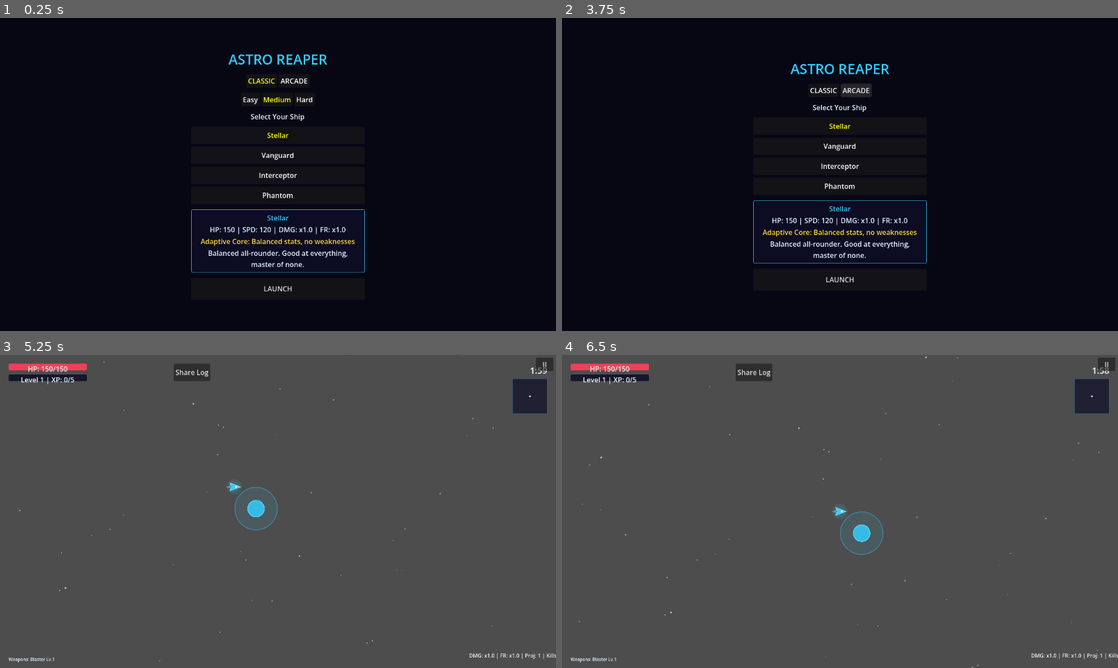
Above: before the commit, frames 1-4 (two rows, left to right).
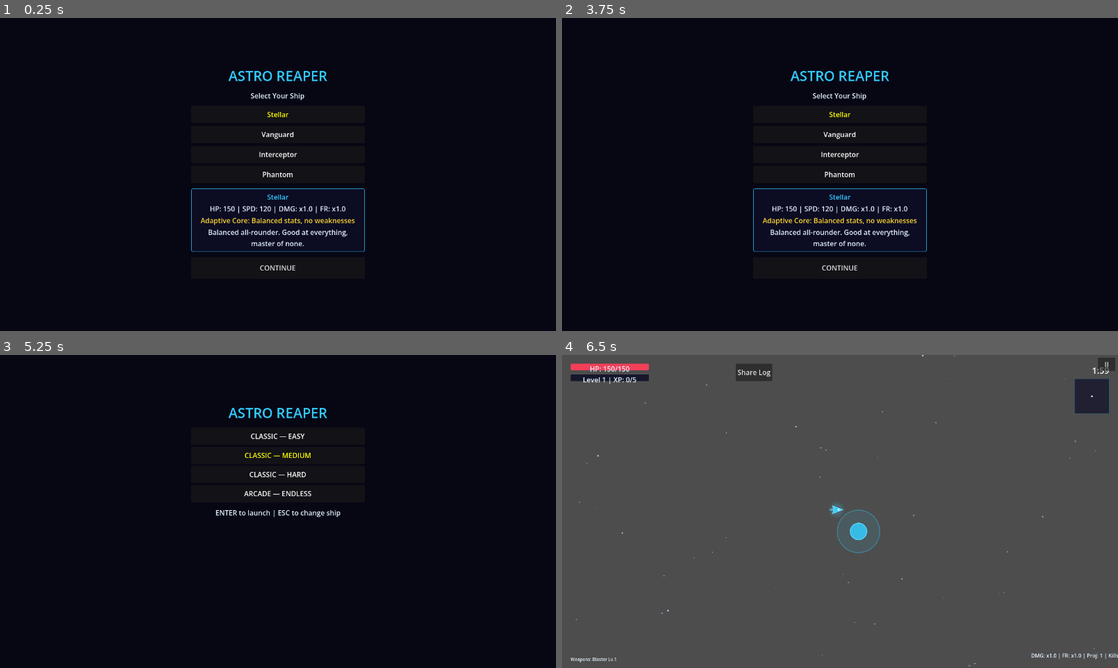
Above: after the commit, the same moments.

Repository: jlromgaz/Astro-Reaper
Game: Godot game, scene res://scenes/ui/main_menu.tscn
Two runs of this game, one before a commit and one after it. Both use one fixed random seed, a clock stepped at 60 frames per second and the inputs below.
Inputs (mouse positions are in pixels of both pictures, inside the frame that each line leads up to):
- Up to frame 1 (0.25 s): no input
- Up to frame 2 (3.75 s): click (840, 99) at 0.5 s, where only the run before the commit has a clickable "Medium"; click (867, 99) at 1.25 s, where only the run before the commit has a clickable "Hard"; click (823, 80) at 2 s, where only the run before the commit has a clickable "CLASSIC"; click (823, 80) at 2.75 s, where only the run before the commit has a clickable "CLASSIC"; click (856, 80) at 3.5 s, where only the run before the commit has a clickable "ARCADE"
- Up to frame 3 (5.25 s): click (294, 426) at 4.25 s, where only the run before the commit has a clickable "ARCADE"; click "LAUNCH" (after the commit: "CONTINUE") at 5 s
- Up to frame 4 (6.5 s): click (840, 436) at 5.75 s, where only the run after the commit has a clickable "CLASSIC — EASY"

The runs differ from the first frame. In frame 1, 3.3% of the frame differs, in the area x 34-66%, y 11-88%; in frame 2, 3.2%; in frame 3, 100%, in the area x 0-100%, y 0-100%; in frame 4, 0.4%.

Commit message:
feat(menu): two-screen flow with flat mode list for full keyboard access

Diff:
--- a/scenes/ui/main_menu.tscn
+++ b/scenes/ui/main_menu.tscn
@@ -58,33 +58,17 @@
 theme_override_colors/font_color = Color(1, 0.85, 0.2, 1)
 text = "BEST: 0"
 
-[node name="ModeRow" type="HBoxContainer" parent="VBox"]
+[node name="ModeList" type="VBoxContainer" parent="VBox"]
+visible = false
 layout_mode = 2
 alignment = 1
 
-[node name="ClassicBtn" type="Button" parent="VBox/ModeRow"]
+[node name="ModeHint" type="Label" parent="VBox"]
+visible = false
 layout_mode = 2
-text = "CLASSIC"
-
-[node name="ArcadeBtn" type="Button" parent="VBox/ModeRow"]
-layout_mode = 2
-text = "ARCADE"
-
-[node name="DiffRow" type="HBoxContainer" parent="VBox"]
-layout_mode = 2
-alignment = 1
-
-[node name="EasyBtn" type="Button" parent="VBox/DiffRow"]
-layout_mode = 2
-text = "Easy"
-
-[node name="MediumBtn" type="Button" parent="VBox/DiffRow"]
-layout_mode = 2
-text = "Medium"
-
-[node name="HardBtn" type="Button" parent="VBox/DiffRow"]
-layout_mode = 2
-text = "Hard"
+theme_override_colors/font_color = Color(0.9, 0.95, 1, 1)
+text = "ENTER to launch | ESC to change ship"
+horizontal_alignment = 1
 
 [node name="SubtitleLabel" type="Label" parent="VBox"]
 theme_override_colors/font_color = Color(0.9, 0.95, 1, 1)
--- a/scripts/ui/main_menu.gd
+++ b/scripts/ui/main_menu.gd
@@ -1,15 +1,19 @@
 extends CanvasLayer
-## Main Menu: Entry point. Ship selection and game start.
+## Main Menu: two-screen flow. Page 0 selects the ship (up/down + Enter),
+## page 1 picks the game mode from a flat list (up/down + Enter, ESC back).
+
+const MODE_OPTIONS := [
+	{"label": "CLASSIC — EASY", "mode": GameManager.GameMode.CLASSIC, "difficulty": GameManager.Difficulty.EASY},
+	{"label": "CLASSIC — MEDIUM", "mode": GameManager.GameMode.CLASSIC, "difficulty": GameManager.Difficulty.MEDIUM},
+	{"label": "CLASSIC — HARD", "mode": GameManager.GameMode.CLASSIC, "difficulty": GameManager.Difficulty.HARD},
+	{"label": "ARCADE — ENDLESS", "mode": GameManager.GameMode.ARCADE, "difficulty": GameManager.Difficulty.MEDIUM},
+]
 
 @onready var title_label: Label = $VBox/TitleLabel
 @onready var best_score_label: Label = $VBox/BestScoreLabel
-@onready var mode_row: HBoxContainer = $VBox/ModeRow
-@onready var classic_btn: Button = $VBox/ModeRow/ClassicBtn
-@onready var arcade_btn: Button = $VBox/ModeRow/ArcadeBtn
-@onready var diff_row: HBoxContainer = $VBox/DiffRow
-@onready var easy_btn: Button = $VBox/DiffRow/EasyBtn
-@onready var medium_btn: Button = $VBox/DiffRow/MediumBtn
-@onready var hard_btn: Button = $VBox/DiffRow/HardBtn
+@onready var mode_list: VBoxContainer = $VBox/ModeList
+@onready var mode_hint: Label = $VBox/ModeHint
+@onready var subtitle_label: Label = $VBox/SubtitleLabel
 @onready var ship_list: VBoxContainer = $VBox/ShipList
 @onready var ship_info_panel: PanelContainer = $VBox/ShipInfoPanel
 @onready var ship_name_label: Label = $VBox/ShipInfoPanel/InfoVBox/ShipNameLabel
@@ -20,44 +24,66 @@
 
 var _ships: Array[ShipResource] = []
 var _selected_index: int = 0
+var _page: int = 0
+var _mode_index: int = 1  # CLASSIC — MEDIUM by default
 
 
 func _ready() -> void:
 	process_mode = Node.PROCESS_MODE_ALWAYS
 	_load_ships()
 	_build_ship_buttons()
-	start_button.pressed.connect(_on_start_pressed)
+	_build_mode_buttons()
+	start_button.text = "CONTINUE"
+	start_button.focus_mode = Control.FOCUS_NONE
+	start_button.pressed.connect(func() -> void: _goto_page(1))
 	ship_info_panel.visible = false
 	_set_best_score(ScoreManager.get_high_score())
-	for btn: Button in [classic_btn, arcade_btn, easy_btn, medium_btn, hard_btn, start_button]:
-		btn.focus_mode = Control.FOCUS_NONE
-	classic_btn.pressed.connect(_select_mode.bind(GameManager.GameMode.CLASSIC))
-	arcade_btn.pressed.connect(_select_mode.bind(GameManager.GameMode.ARCADE))
-	easy_btn.pressed.connect(_select_difficulty.bind(GameManager.Difficulty.EASY))
-	medium_btn.pressed.connect(_select_difficulty.bind(GameManager.Difficulty.MEDIUM))
-	hard_btn.pressed.connect(_select_difficulty.bind(GameManager.Difficulty.HARD))
-	_select_mode(GameManager.game_mode)
-	_select_difficulty(GameManager.difficulty)
 	if _ships.size() > 0:
 		_select_ship(0)
+	_goto_page(0)
 
 
-func _select_mode(mode: GameManager.GameMode) -> void:
-	GameManager.game_mode = mode
-	diff_row.visible = mode == GameManager.GameMode.CLASSIC
-	_highlight(classic_btn, mode == GameManager.GameMode.CLASSIC)
-	_highlight(arcade_btn, mode == GameManager.GameMode.ARCADE)
+func _goto_page(page: int) -> void:
+	_page = page
+	var on_ships := page == 0
+	ship_list.visible = on_ships
+	ship_info_panel.visible = on_ships and _ships.size() > 0
+	subtitle_label.visible = on_ships
+	start_button.visible = on_ships
+	mode_list.visible = not on_ships
+	mode_hint.visible = not on_ships
+	if not on_ships:
+		_select_mode_option(_mode_index)
 
 
-func _select_difficulty(diff: GameManager.Difficulty) -> void:
-	GameManager.difficulty = diff
-	_highlight(easy_btn, diff == GameManager.Difficulty.EASY)
-	_highlight(medium_btn, diff == GameManager.Difficulty.MEDIUM)
-	_highlight(hard_btn, diff == GameManager.Difficulty.HARD)
+func _build_mode_buttons() -> void:
+	for child in mode_list.get_children():
+		child.queue_free()
+	for i in range(MODE_OPTIONS.size()):
+		var btn := Button.new()
+		btn.text = MODE_OPTIONS[i].label
+		btn.custom_minimum_size = Vector2(240, 40)
+		btn.focus_mode = Control.FOCUS_NONE
+		btn.pressed.connect(_on_mode_clicked.bind(i))
+		mode_list.add_child(btn)
 
 
-func _highlight(btn: Button, active: bool) -> void:
-	btn.add_theme_color_override("font_color", Color.YELLOW if active else Color.WHITE)
+func _on_mode_clicked(index: int) -> void:
+	_select_mode_option(index)
+	_launch_game()
+
+
+func _select_mode_option(index: int) -> void:
+	_mode_index = index
+	for i in range(mode_list.get_child_count()):
+		var btn := mode_list.get_child(i) as Button
+		if btn:
+			btn.add_theme_color_override("font_color", Color.YELLOW if i == index else Color.WHITE)
+
+
+func _apply_mode_option(index: int) -> void:
+	GameManager.game_mode = MODE_OPTIONS[index].mode
+	GameManager.difficulty = MODE_OPTIONS[index].difficulty
 
 
 func _set_best_score(high: int) -> void:
@@ -113,28 +139,31 @@
 func _unhandled_input(event: InputEvent) -> void:
 	if _ships.is_empty():
 		return
-	if event.is_action_pressed("ui_down"):
-		_select_ship((_selected_index + 1) % _ships.size())
-	elif event.is_action_pressed("ui_up"):
-		_select_ship((_selected_index - 1 + _ships.size()) % _ships.size())
-	elif event.is_action_pressed("ui_left") or event.is_action_pressed("ui_right"):
-		var other := GameManager.GameMode.ARCADE \
-			if GameManager.game_mode == GameManager.GameMode.CLASSIC \
-			else GameManager.GameMode.CLASSIC
-		_select_mode(other)
-	elif event.is_action_pressed("ui_accept"):
-		_on_start_pressed()
-	elif event is InputEventKey and event.pressed:
-		match event.keycode:
-			KEY_1: _select_difficulty(GameManager.Difficulty.EASY)
-			KEY_2: _select_difficulty(GameManager.Difficulty.MEDIUM)
-			KEY_3: _select_difficulty(GameManager.Difficulty.HARD)
+	if _page == 0:
+		if event.is_action_pressed("ui_down"):
+			_select_ship((_selected_index + 1) % _ships.size())
+		elif event.is_action_pressed("ui_up"):
+			_select_ship((_selected_index - 1 + _ships.size()) % _ships.size())
+		elif event.is_action_pressed("ui_accept"):
+			_goto_page(1)
+	else:
+		if event.is_action_pressed("ui_down"):
+			_select_mode_option((_mode_index + 1) % MODE_OPTIONS.size())
+		elif event.is_action_pressed("ui_up"):
+			_select_mode_option((_mode_index - 1 + MODE_OPTIONS.size()) % MODE_OPTIONS.size())
+		elif event.is_action_pressed("ui_cancel"):
+			_goto_page(0)
+		elif event.is_action_pressed("ui_accept"):
+			_launch_game()
 
 
-func _on_start_pressed() -> void:
+func _launch_game() -> void:
 	if _ships.is_empty():
 		return
+	_apply_mode_option(_mode_index)
 	var ship := _ships[_selected_index]
 	GameManager.select_ship(ship)
-	DebugLog.log_info("MENU", "Starting game with ship: %s" % ship.ship_name)
+	DebugLog.log_info("MENU", "Starting %s (%s) with ship: %s" % [
+		GameManager.mode_name(), GameManager.difficulty_name(), ship.ship_name
+	])
 	get_tree().change_scene_to_file("res://scenes/main/main.tscn")
--- a/tests/unit/test_game_modes.gd
+++ b/tests/unit/test_game_modes.gd
@@ -59,31 +59,51 @@
 	assert_true(spawner._boss_spawned, "Classic mode must keep the boss trigger")
 
 
-## --- Menu mode selector ---
+## --- Two-screen menu flow ---
 
-func test_selecting_arcade_hides_difficulty_row() -> void:
+func test_menu_starts_on_ship_page() -> void:
 	var menu: CanvasLayer = add_child_autofree(MENU_SCENE.instantiate())
 	await get_tree().process_frame
-	menu._select_mode(GameManager.GameMode.ARCADE)
-	assert_eq(GameManager.game_mode, GameManager.GameMode.ARCADE)
-	assert_false(menu.diff_row.visible, "Difficulty only applies to Classic")
-	menu._select_mode(GameManager.GameMode.CLASSIC)
-	assert_true(menu.diff_row.visible)
+	assert_eq(menu._page, 0)
+	assert_true(menu.ship_list.visible)
+	assert_false(menu.mode_list.visible)
 
 
-func test_right_arrow_toggles_mode() -> void:
+func test_enter_on_ship_page_opens_mode_page() -> void:
 	var menu: CanvasLayer = add_child_autofree(MENU_SCENE.instantiate())
 	await get_tree().process_frame
-	menu._unhandled_input(_action("ui_right"))
-	assert_eq(GameManager.game_mode, GameManager.GameMode.ARCADE,
-		"Right arrow must toggle game mode")
+	menu._unhandled_input(_action("ui_accept"))
+	assert_eq(menu._page, 1, "Enter on ship page must advance to mode selection")
+	assert_true(menu.mode_list.visible)
+	assert_false(menu.ship_list.visible)
 
 
-func test_selecting_difficulty_updates_game_manager() -> void:
+func test_escape_on_mode_page_returns_to_ships() -> void:
 	var menu: CanvasLayer = add_child_autofree(MENU_SCENE.instantiate())
 	await get_tree().process_frame
-	menu._select_difficulty(GameManager.Difficulty.HARD)
+	menu._goto_page(1)
+	menu._unhandled_input(_action("ui_cancel"))
+	assert_eq(menu._page, 0, "Escape must return to ship selection")
+
+
+func test_arrows_move_mode_selection() -> void:
+	var menu: CanvasLayer = add_child_autofree(MENU_SCENE.instantiate())
+	await get_tree().process_frame
+	menu._goto_page(1)
+	var before: int = menu._mode_index
+	menu._unhandled_input(_action("ui_down"))
+	assert_eq(menu._mode_index, (before + 1) % menu.MODE_OPTIONS.size())
+
+
+func test_mode_options_cover_all_difficulties_and_arcade() -> void:
+	var menu: CanvasLayer = add_child_autofree(MENU_SCENE.instantiate())
+	await get_tree().process_frame
+	assert_eq(menu.MODE_OPTIONS.size(), 4, "3 classic difficulties + arcade")
+	menu._apply_mode_option(2)  # CLASSIC — HARD
+	assert_eq(GameManager.game_mode, GameManager.GameMode.CLASSIC)
 	assert_eq(GameManager.difficulty, GameManager.Difficulty.HARD)
+	menu._apply_mode_option(3)  # ARCADE
+	assert_eq(GameManager.game_mode, GameManager.GameMode.ARCADE)
 
 
 ## --- Scoring ---
